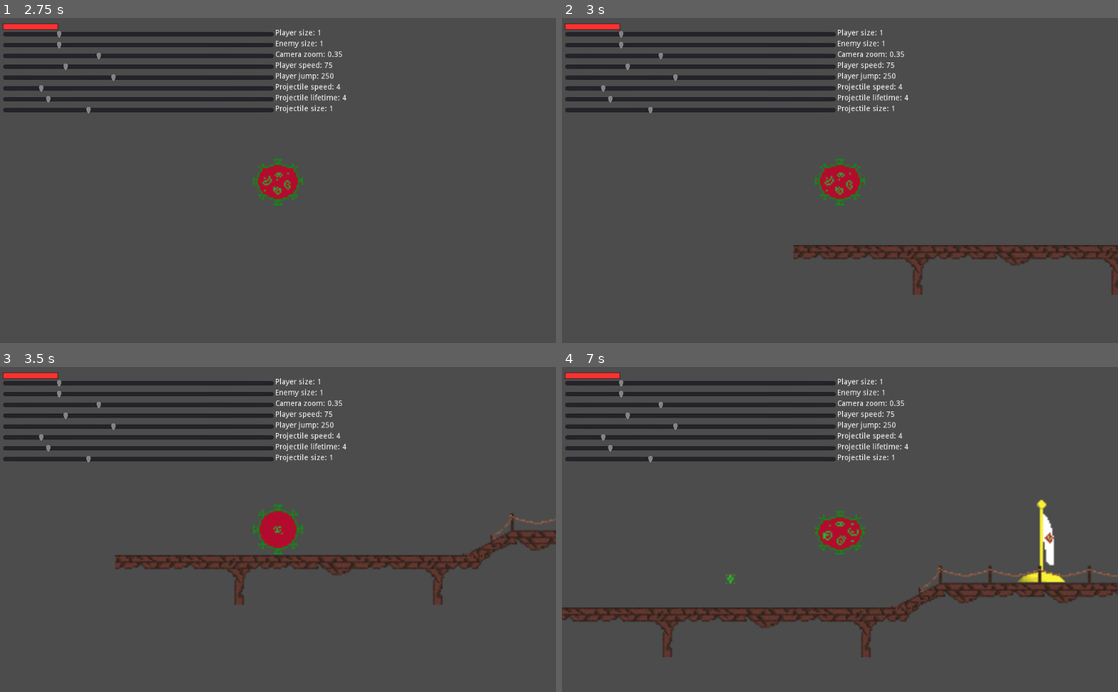
Above: before the commit, frames 1-4 (two rows, left to right).
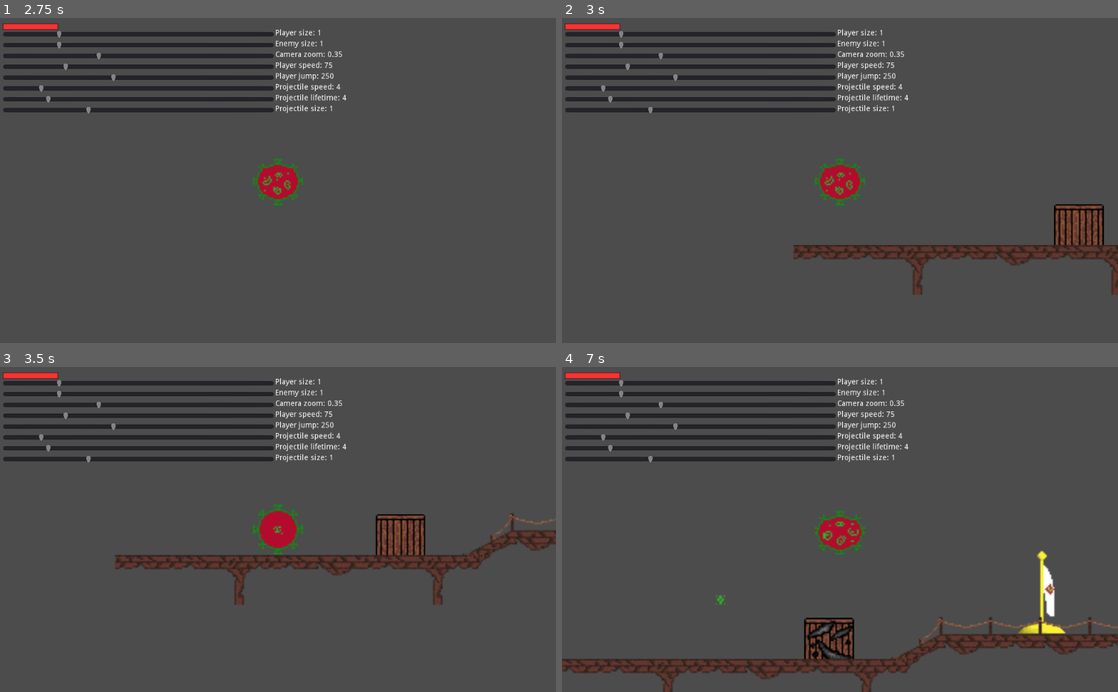
Above: after the commit, the same moments.

Repository: INF19IT2/2d-Jump-n-Run-SE
Game: Godot game, scene res://Scenes/MainScene/MainScene.tscn
The game is run twice, just before and just after one commit, with the same random seed, the same clock (stepped at 60 frames per second) and the same inputs.
Inputs (mouse positions are in pixels of both pictures, inside the frame that each line leads up to):
- Up to frame 1 (2.75 s): click (278, 70) at 0.52 s; type "Alex" at 0.6 s; click (278, 154) at 1.25 s; click "1" at 2 s
- Up to frame 2 (3 s): tap Enter at 2.75 s; hold D (move_right) from 2.78 s (still down); hold Shift (running) from 2.78 s (still down)
- Up to frame 3 (3.5 s): keep holding D (move_right); keep holding Shift (running); tap W (move_up) at 3.02 s
- Up to frame 4 (7 s): release Shift (running) at 3.53 s; tap Space (shoot) at 3.6, 5.1, 6.6 s; tap W (move_up) at 3.77, 5.27, 6.02, 6.77 s; release D (move_right) at 4.28 s; hold A (move_left) 4.28-5.03 s; hold Shift (running) 4.28-5.03 s; hold D (move_right) 5.03-6.53 s; hold Shift (running) 5.78-6.53 s; hold A (move_left) from 6.53 s (still down)

Frame 1 is identical in both runs. In frame 2, 1.1% of the frame differs, in the area x 88-98%, y 57-70%; in frame 3, 1.1%; in frame 4, 12%, in the area x 0-100%, y 40-100%.

Commit message:
implemented crate

Diff:
--- a/2d-Jump-n-Run-SE/Scenes/Levels/32x32_Level/32x32_Level.tscn
+++ b/2d-Jump-n-Run-SE/Scenes/Levels/32x32_Level/32x32_Level.tscn
@@ -8,6 +8,7 @@
 [ext_resource path="res://Scenes/Objects/scientist.tscn" type="PackedScene" id=6]
 [ext_resource path="res://Scenes/Objects/Checkpoint.tscn" type="PackedScene" id=7]
 [ext_resource path="res://Scenes/Objects/Life_Potion.tscn" type="PackedScene" id=8]
+[ext_resource path="res://Scenes/Objects/Crate.tscn" type="PackedScene" id=9]
 
 [node name="Node2D" type="Node2D"]
 script = ExtResource( 5 )
@@ -19,8 +20,6 @@
 }
 
 [node name="Virus" parent="CanvasLayer" instance=ExtResource( 4 )]
-collision_layer = 2
-collision_mask = 7
 
 [node name="TileMap" type="TileMap" parent="CanvasLayer"]
 tile_set = ExtResource( 1 )
@@ -45,3 +44,6 @@
 
 [node name="Life_Potion" parent="." instance=ExtResource( 8 )]
 position = Vector2( 1264, 315.055 )
+
+[node name="Crate" parent="." instance=ExtResource( 9 )]
+position = Vector2( 184, 373.474 )
--- a/2d-Jump-n-Run-SE/Scenes/MainScene/MainScene.tscn
+++ b/2d-Jump-n-Run-SE/Scenes/MainScene/MainScene.tscn
@@ -206,7 +206,6 @@
 modulate = Color( 0.4, 0.458824, 0.498039, 1 )
 position = Vector2( 65, 52 )
 polygon = PoolVector2Array( -1, 52, 39, 12, 39, 36, 103, 36, 103, 68, 39, 68, 39, 92 )
-
 [connection signal="pressed" from="ExitButton" to="." method="_on_ExitButton_pressed"]
 [connection signal="button_down" from="OptionsButton" to="." method="_on_OptionsButton_button_down"]
 [connection signal="pressed" from="OptionsButton" to="." method="_on_OptionsButton_pressed"]
--- a/2d-Jump-n-Run-SE/Scenes/Objects/Animated_Virus.tscn
+++ b/2d-Jump-n-Run-SE/Scenes/Objects/Animated_Virus.tscn
@@ -50,6 +50,8 @@
 radius = 16.4994
 
 [node name="KinematicBody2D" type="KinematicBody2D"]
+collision_layer = 2
+collision_mask = 135
 script = ExtResource( 22 )
 
 [node name="AnimatedSprite" type="AnimatedSprite" parent="."]
--- /dev/null
+++ b/2d-Jump-n-Run-SE/Scenes/Objects/Crate.tscn
@@ -0,0 +1,18 @@
+[gd_scene load_steps=4 format=2]
+
+[ext_resource path="res://imagesFiles/crate/crate_1.png" type="Texture" id=1]
+[ext_resource path="res://Scripts/Objects/Crate.gd" type="Script" id=2]
+
+[sub_resource type="RectangleShape2D" id=1]
+extents = Vector2( 16, 16 )
+
+[node name="Crate" type="StaticBody2D"]
+collision_layer = 128
+collision_mask = 18
+script = ExtResource( 2 )
+
+[node name="Sprite" type="Sprite" parent="."]
+texture = ExtResource( 1 )
+
+[node name="CollisionShape2D" type="CollisionShape2D" parent="."]
+shape = SubResource( 1 )
--- a/2d-Jump-n-Run-SE/Scenes/Objects/Projectile.tscn
+++ b/2d-Jump-n-Run-SE/Scenes/Objects/Projectile.tscn
@@ -9,7 +9,7 @@
 [node name="Projectile" type="Area2D"]
 scale = Vector2( 0.25, 0.25 )
 collision_layer = 16
-collision_mask = 37
+collision_mask = 165
 script = ExtResource( 2 )
 
 [node name="Sprite" type="Sprite" parent="."]
--- /dev/null
+++ b/2d-Jump-n-Run-SE/Scripts/Objects/Crate.gd
@@ -0,0 +1,24 @@
+extends StaticBody2D
+
+
+# Declare member variables here. Examples:
+var i = 1
+const ISCRATE : bool = true
+
+var crate2 = load("res://imagesFiles/crate/crate_2.png")
+var crate3 = load("res://imagesFiles/crate/crate_3.png")
+
+# Called when the node enters the scene tree for the first time.
+func _ready():
+	pass
+
+# Called every frame. 'delta' is the elapsed time since the previous frame.
+#func _process(delta):
+#	pass
+
+func crate_destroy():
+	if(i == 1):
+		get_node("Sprite").texture = crate2
+		i += 1
+	elif(i == 2):
+		get_node("Sprite").texture = crate3
--- a/2d-Jump-n-Run-SE/Scripts/Objects/Projectile.gd
+++ b/2d-Jump-n-Run-SE/Scripts/Objects/Projectile.gd
@@ -61,11 +61,14 @@
 		body.take_damage(damage)
 	if body.has_method('get_infected'):
 		body.get_infected()
+	if body.get("ISCRATE"):
+		body.crate_destroy()
 
 func _on_Projectile_area_entered(area):
 	dissolveProjectile()
 	if area.has_method('dissolveProjectile'):
 		area.dissolveProjectile()
+
 
 func _on_Lifetime_timeout():
 	dissolveProjectile()
--- a/2d-Jump-n-Run-SE/project.godot
+++ b/2d-Jump-n-Run-SE/project.godot
@@ -10,6 +10,7 @@
 
 _global_script_classes=[  ]
 _global_script_class_icons={
+
 }
 
 [application]
Not shown: 1 places in 2d-Jump-n-Run-SE/Scenes/Levels/32x32_Level/32x32_Level.tscn that only renumber resources
